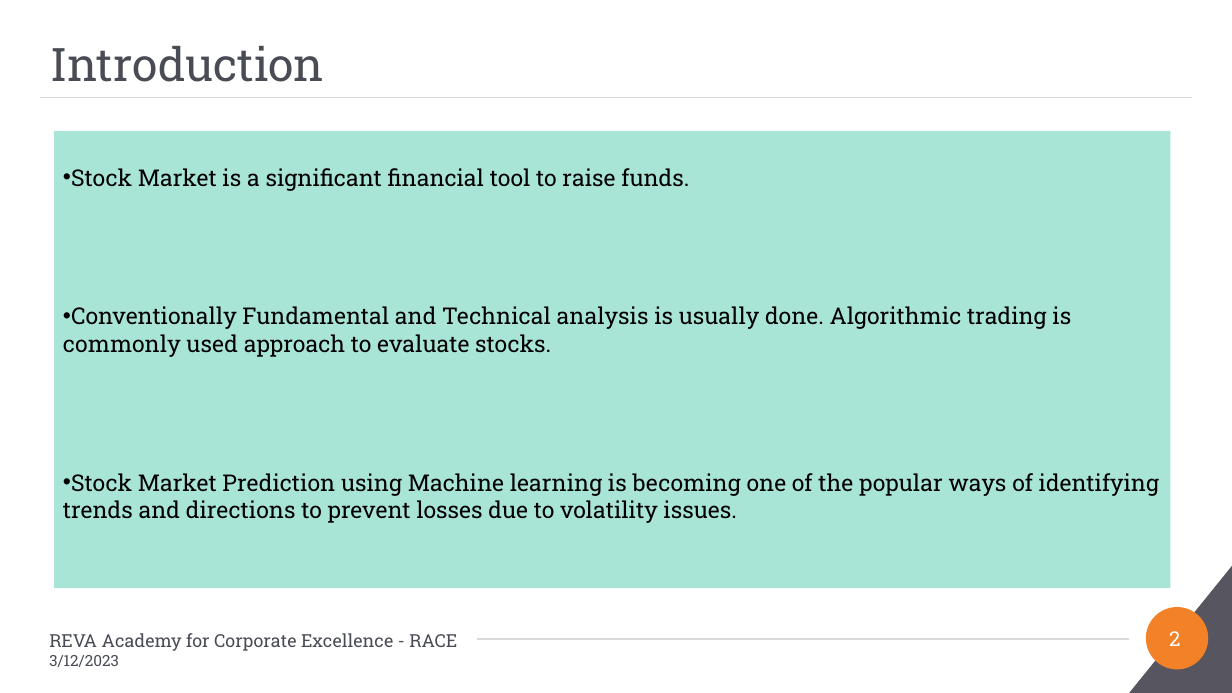
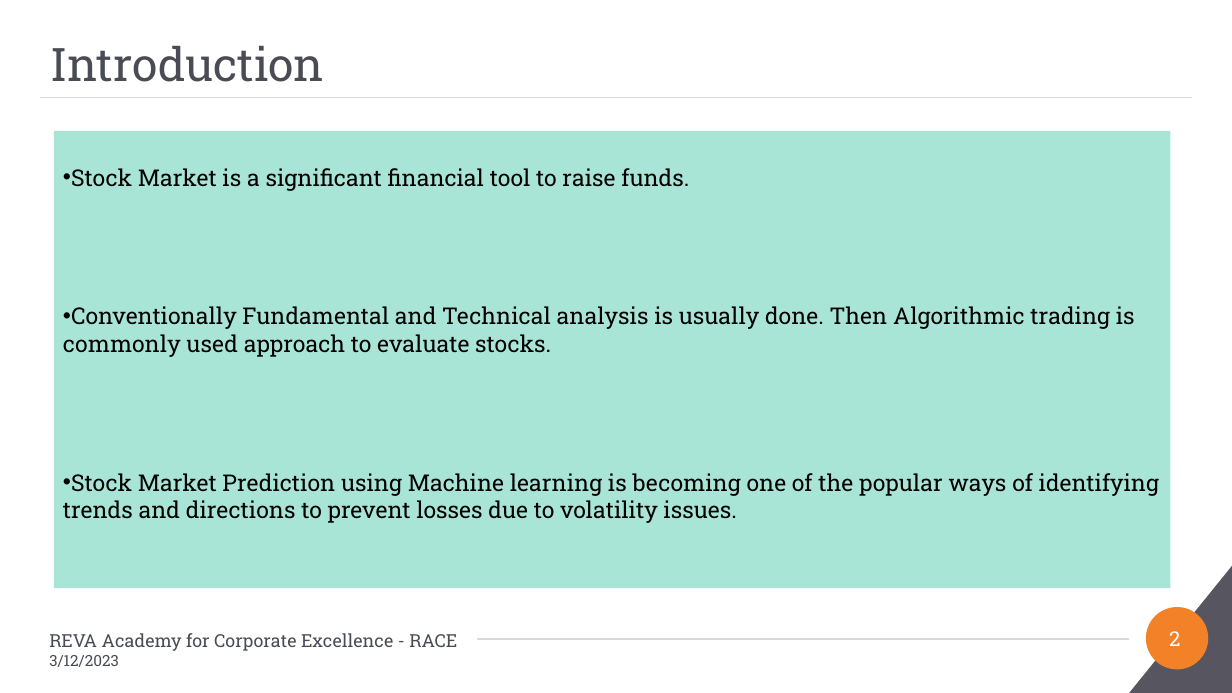
Before and after one commit to Embedded-org/ACCOMPLISHMENTS, a slide deck: slide 2 of RACE_CAPSTONE_PROJECT2/BA_Capstone Project_Final PPT_Anand Mohan_Direction Detection Selected Stocks_2023.pptx. Drawn at 1232x693 pixels with LibreOffice and Linux fonts; fonts in the diff are those of the drawing; background and template pictures are left out. Boxes give left, top, right and bottom in pixels: in the first picture for what was removed or moved away, otherwise in the second. Text is boxed around its words. In the diff, an @@ line names an element or a change of style, - is before the commit and + after.

```diff
--- a/RACE_CAPSTONE_PROJECT2/BA_Capstone Project_Final PPT_Anand Mohan_Direction Detection Selected Stocks_2023.pptx
+++ b/RACE_CAPSTONE_PROJECT2/BA_Capstone Project_Final PPT_Anand Mohan_Direction Detection Selected Stocks_2023.pptx
@@ text in rectangle at box(63, 306, 1135, 357): text changed @@
-• Conventionally Fundamental and Technical analysis is usually done. Algorithmic trading is commonly used approach to evaluate stocks.
+• Conventionally Fundamental and Technical analysis is usually done. Then Algorithmic trading is commonly used approach to evaluate stocks.
```
Also in this commit, not shown: 1 other slide changed.
